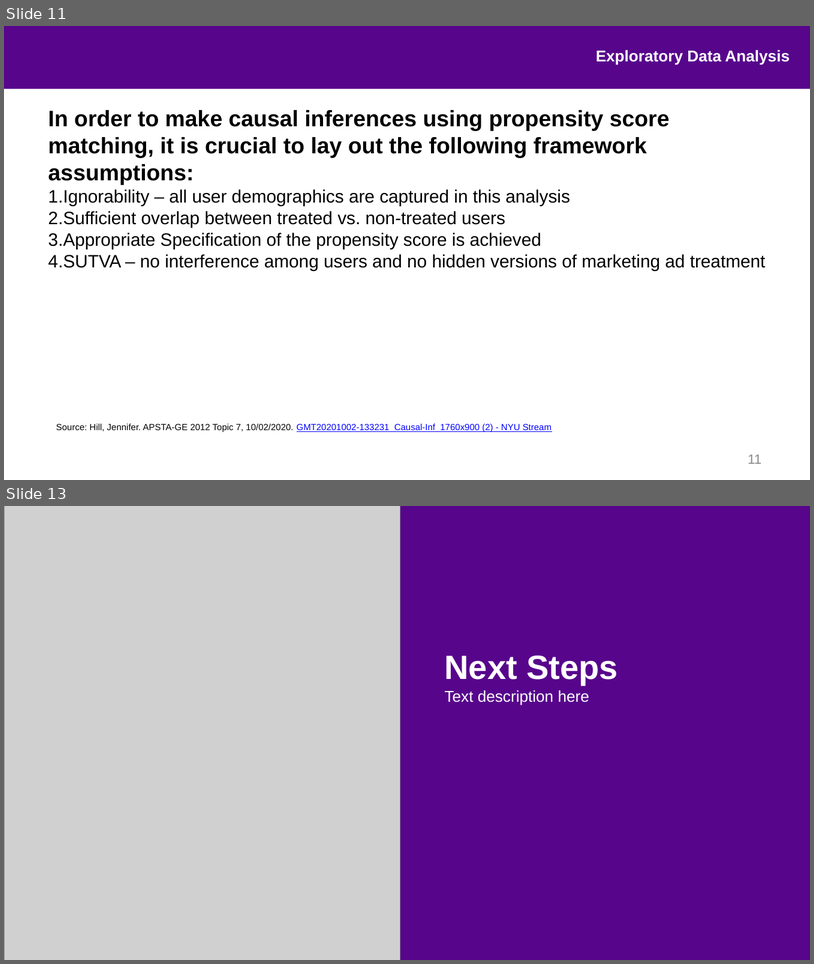
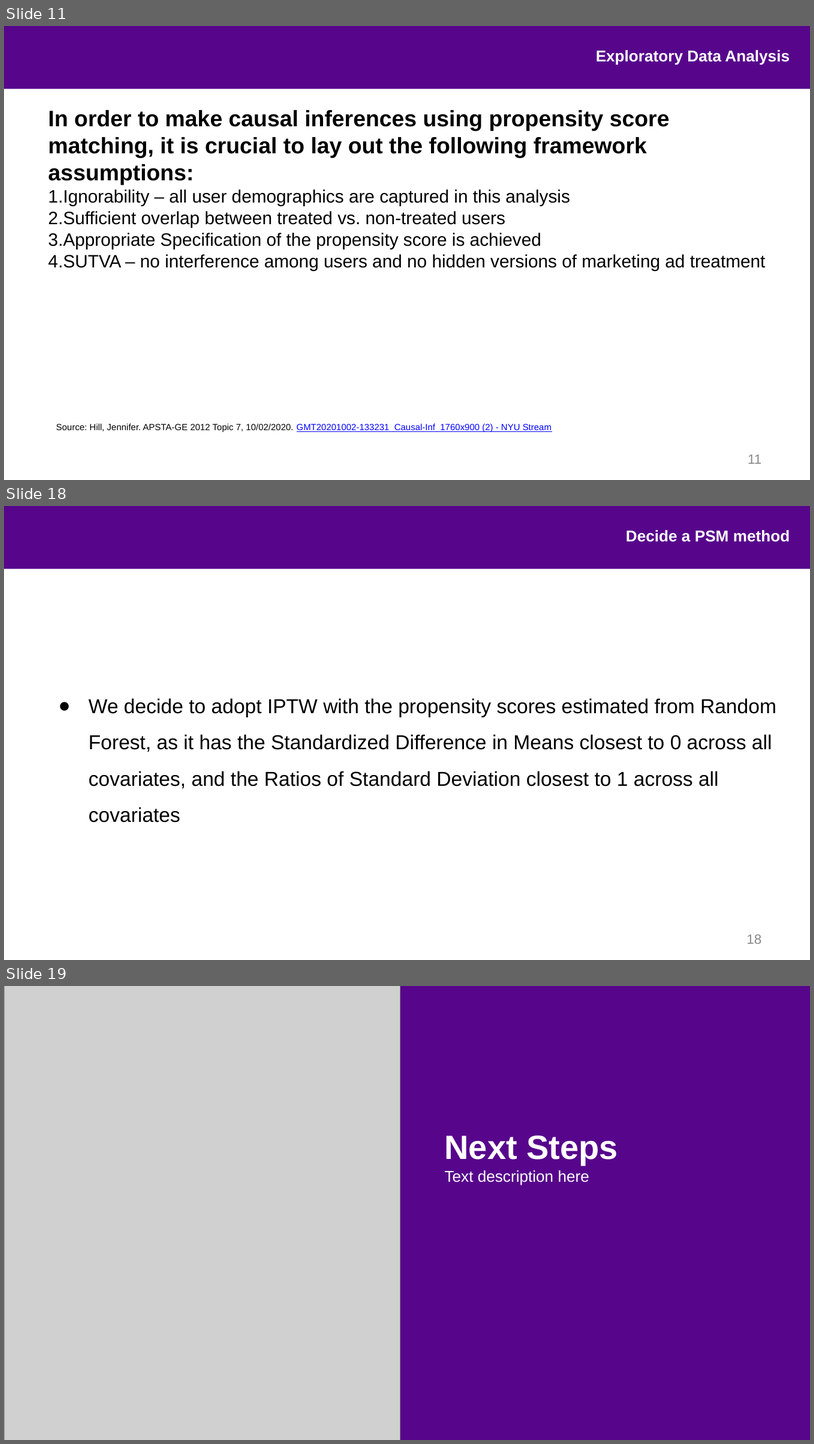
Before and after one commit to ajpag/Airbnb-Causal-Inference, a slide deck: presentation/airbnb_causal_inference.pptx. Shown one above the other, each under a label of ours: slides 11 and 13 before the commit, slides 11, 18 and 19 after it; the slides between them are not shown. The pictures are 814x964 and 814x1444 pixels, drawn with LibreOffice and Linux fonts; fonts in the diff are those of the drawing; grey boxes stand for pictures; background and template pictures are left out. Boxes give left, top, right and bottom in pixels: in the first picture for what was removed or moved away, otherwise in the second. Text is boxed around its words. In the diff, an @@ line names an element or a change of style, - is before the commit and + after.

```diff
--- a/presentation/airbnb_causal_inference.pptx
+++ b/presentation/airbnb_causal_inference.pptx
@@ slide 18 added at (x1=4, y1=506, x2=810, y2=960), background #FFFFFF; not listed: 1 template element that a slide beside it also shows @@
@@ text added at (x1=626, y1=530, x2=790, y2=542), 14 pt, text #FFFFFF, bold @@
+Decide a PSM method
@@ text added at (x1=89, y1=698, x2=777, y2=822), 18 pt, text #000000 @@
+● We decide to adopt IPTW with the propensity scores estimated from Random Forest, as it has the Standardized Difference in Means closest to 0 across all covariates, and the Ratios of Standard Deviation closest to 1 across all covariates
@@ page number added at (x1=747, y1=934, x2=762, y2=943), 12 pt, text #898989 @@
+18
@@ what was slide 13 is now slide 19 @@
```
Also in this commit, not shown: 6 other slides added, 1 slide removed.
